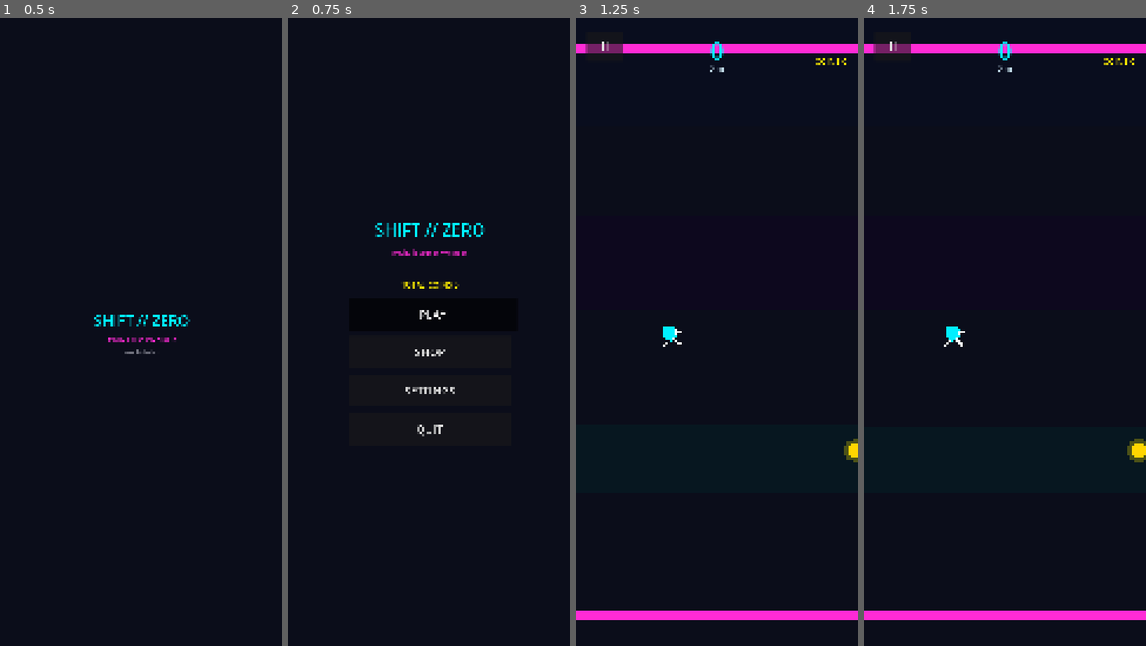
Above: before the commit, frames 1-4 (left to right).
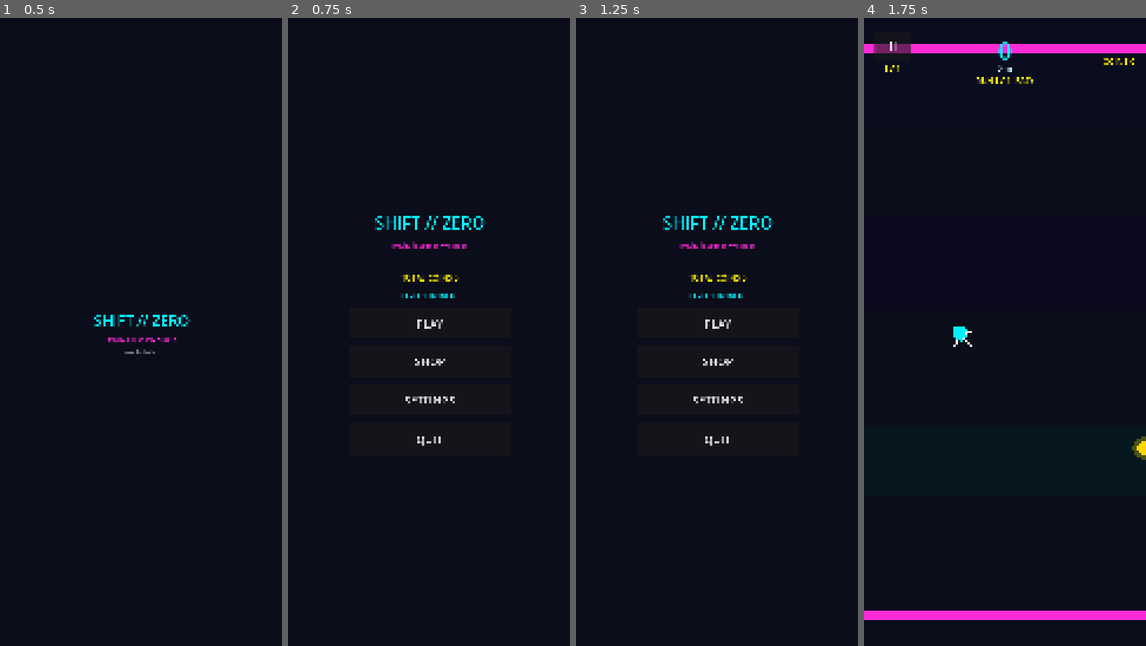
Above: after the commit, the same moments.

Repository: manav193/SHIFT-ZERO
Game: Godot game, scene res://src/presentation/scenes/boot.tscn
Two runs of this game, one before a commit and one after it. Both use one fixed random seed, a clock stepped at 60 frames per second and the inputs below.
Inputs (mouse positions are in pixels of both pictures, inside the frame that each line leads up to):
- Up to frame 1 (0.5 s): no input
- Up to frame 2 (0.75 s): tap Enter at 0.5 s; move the mouse to (491, 300) at 0.52 s; hold Space (game_tap) from 0.53 s (still down); click (491, 300) at 0.67 s
- Up to frame 3 (1.25 s): keep holding Space (game_tap)
- Up to frame 4 (1.75 s): release Space (game_tap) at 1.25 s; click (1005, 319) at 1.25 s, where only the run after the commit has a clickable "PLAY"

Frame 1 is identical in both runs. In frame 2, 1.8% of the frame differs, in the area x 30-70%, y 31-69%; in frame 3, 4.4%, in the area x 0-100%, y 3-96%; in frame 4, 0.4%.

Commit message:
Add player level and run level systems

Diff:
--- a/game/src/core/events.gd
+++ b/game/src/core/events.gd
@@ -20,6 +20,7 @@
 const RUN_CONTINUE_GRANTED  := "run/continue_granted"
 const RUN_PAUSED            := "run/paused"
 const RUN_RESUMED           := "run/resumed"
+const RUN_LEVEL_CHANGED     := "run/level_changed"
 
 # ---------- Modifier ----------
 const MODIFIER_ACTIVATED    := "modifier/activated"
@@ -33,6 +34,7 @@
 const SCORE_UPDATED         := "score/updated"
 const BEST_SCORE_CHANGED    := "score/best_changed"
 const COIN_COLLECTED        := "score/coin_collected"
+const PLAYER_LEVEL_UP       := "score/player_level_up"
 
 # ---------- Save / entitlements ----------
 const SAVE_PERSISTED        := "save/persisted"
--- /dev/null
+++ b/game/src/core/progression_rules.gd
@@ -0,0 +1,43 @@
+## ProgressionRules
+##
+## Pure progression math shared by HUD/menu/tests.
+extends RefCounted
+
+
+static func required_xp_for_level(level: int) -> int:
+    var l := maxi(1, level)
+    return 100 + l * 50 + l * l * 10
+
+
+static func level_for_total_xp(total_xp: int) -> int:
+    var xp := maxi(0, total_xp)
+    var level := 1
+    while xp >= required_xp_for_level(level):
+        xp -= required_xp_for_level(level)
+        level += 1
+    return level
+
+
+static func xp_into_level(total_xp: int) -> int:
+    var xp := maxi(0, total_xp)
+    var level := 1
+    while xp >= required_xp_for_level(level):
+        xp -= required_xp_for_level(level)
+        level += 1
+    return xp
+
+
+static func run_xp(distance_m: int, coins: int, powerups: int, score: int) -> int:
+    return int(distance_m / 10) + coins * 5 + powerups * 25 + int(score / 10)
+
+
+static func run_level_for_distance_m(distance_m: int) -> Dictionary:
+    if distance_m < 500:
+        return {"level": 1, "name": "Easy"}
+    if distance_m < 1500:
+        return {"level": 2, "name": "Medium"}
+    if distance_m < 3000:
+        return {"level": 3, "name": "Hard"}
+    if distance_m < 6000:
+        return {"level": 4, "name": "Extreme"}
+    return {"level": 5, "name": "SHIFT ZERO"}
--- a/game/src/presentation/hud/hud.gd
+++ b/game/src/presentation/hud/hud.gd
@@ -17,6 +17,7 @@
 extends Control
 
 const Events := preload("res://src/core/events.gd")
+const ProgressionRules := preload("res://src/core/progression_rules.gd")
 
 @export var run_director: NodePath
 @export var modifier_manager: NodePath
@@ -25,6 +26,9 @@
 @onready var _best_label: Label = $Top/Best
 @onready var _distance_label: Label = $Top/Distance
 @onready var _coins_label: Label = $Top/Coins
+@onready var _player_level_label: Label = $Top/PlayerLevel
+@onready var _run_level_label: Label = $Top/RunLevel
+@onready var _run_level_notice: Label = $Top/RunLevelNotice
 @onready var _pause_btn: Button = $Top/PauseBtn
 @onready var _modifier_badge: Control = $Top/ModifierBadge
 @onready var _modifier_label: Label = $Top/ModifierBadge/Label
@@ -40,6 +44,9 @@
 @onready var _go_best: Label = $GameOverModal/Panel/V/Best
 @onready var _go_distance: Label = $GameOverModal/Panel/V/Distance
 @onready var _go_coins: Label = $GameOverModal/Panel/V/Coins
+@onready var _go_xp: Label = $GameOverModal/Panel/V/XP
+@onready var _go_level: Label = $GameOverModal/Panel/V/Level
+@onready var _go_level_bar: ProgressBar = $GameOverModal/Panel/V/LevelBar
 @onready var _go_restart_btn: Button = $GameOverModal/Panel/V/RestartBtn
 
 var _director: Node
@@ -49,7 +56,11 @@
 var _target_score: int = 0
 var _flash: ColorRect
 var _run_coins: int = 0
+var _run_powerups: int = 0
 var _total_coins: int = 0
+var _player_xp: int = 0
+var _player_level: int = 1
+var _last_run_level: int = 1
 var _active_powerups: Dictionary = {}
 
 
@@ -59,6 +70,7 @@
     _pause_modal.visible = false
     _go_modal.visible = false
     _modifier_badge.visible = false
+    _run_level_notice.visible = false
     _pause_btn.pressed.connect(_on_pause_pressed)
     _pause_resume_btn.pressed.connect(_on_resume_pressed)
     _pause_restart_btn.pressed.connect(_on_restart_pressed)
@@ -69,6 +81,7 @@
     _wire_button(_go_restart_btn)
     EventBus.subscribe(Events.RUN_FINISHED, _on_run_finished)
     EventBus.subscribe(Events.COIN_COLLECTED, _on_coin_collected)
+    EventBus.subscribe(Events.POWERUP_COLLECTED, _on_powerup_collected)
     EventBus.subscribe(Events.POWERUP_ACTIVATED, _on_powerup_activated)
     EventBus.subscribe(Events.POWERUP_EXPIRED, _on_powerup_expired)
     EventBus.subscribe(Events.SHIELD_USED, _on_shield_used)
@@ -79,12 +92,15 @@
     _score_label.text = "0"
     _distance_label.text = "0 m"
     _coins_label.text = "COINS 0"
+    _player_level_label.text = "LV %d" % _player_level
+    _update_run_level(0)
     _make_flash()
 
 
 func _exit_tree() -> void:
     EventBus.unsubscribe(Events.RUN_FINISHED, _on_run_finished)
     EventBus.unsubscribe(Events.COIN_COLLECTED, _on_coin_collected)
+    EventBus.unsubscribe(Events.POWERUP_COLLECTED, _on_powerup_collected)
     EventBus.unsubscribe(Events.POWERUP_ACTIVATED, _on_powerup_activated)
     EventBus.unsubscribe(Events.POWERUP_EXPIRED, _on_powerup_expired)
     EventBus.unsubscribe(Events.SHIELD_USED, _on_shield_used)
@@ -100,7 +116,9 @@
     if abs(_display_score - float(_target_score)) < 0.05:
         _display_score = float(_target_score)
     _score_label.text = str(int(round(_display_score)))
-    _distance_label.text = "%d m" % int(_director.current_distance() / 100.0)
+    var distance_m := int(_director.current_distance() / 100.0)
+    _distance_label.text = "%d m" % distance_m
+    _update_run_level(distance_m)
     _update_powerup_badge()
     if _mod_mgr != null and _mod_mgr.has_method("active_id"):
         var id: String = _mod_mgr.active_id()
@@ -136,16 +154,22 @@
     Engine.time_scale = 1.0
     var current: int = 0 if _director == null else _director.current_score()
     var distance: int = 0 if _director == null else int(_director.current_distance())
+    var distance_m := int(distance / 100.0)
     var new_best: bool = current > _best_score
     _persist_run_coins()
+    var xp_earned := ProgressionRules.run_xp(distance_m, _run_coins, _run_powerups, current)
+    var leveled := _persist_run_xp(xp_earned)
     if new_best:
         _best_score = current
         _persist_best_score(_best_score, distance)
     _best_label.text = "BEST %d" % _best_score
     _go_score.text = "SCORE %d" % current
     _go_best.text = "BEST %d%s" % [_best_score, "  NEW!" if new_best else ""]
-    _go_distance.text = "DISTANCE %d m" % int(distance / 100.0)
+    _go_distance.text = "DISTANCE %d m" % distance_m
     _go_coins.text = "COINS +%d  TOTAL %d" % [_run_coins, _total_coins]
+    _go_xp.text = "XP +%d" % xp_earned
+    _go_level.text = "LEVEL %d%s" % [_player_level, "  LEVEL UP!" if leveled else ""]
+    _update_level_bar()
     _go_modal.visible = true
     _animate_modal(_go_panel)
     _go_dim.modulate.a = 0.0
@@ -169,6 +193,10 @@
     _coins_label.text = "COINS %d" % _run_coins
 
 
+func _on_powerup_collected(_payload: Dictionary) -> void:
+    _run_powerups += 1
+
+
 func _on_powerup_activated(payload: Dictionary) -> void:
     var id := str(payload.get("id", ""))
     var duration_s := float(payload.get("duration_s", 0.0))
@@ -200,6 +228,8 @@
     var progression: Dictionary = state.get("progression", {})
     _best_score = int(stats.get("best_score", 0))
     _total_coins = int(progression.get("total_coins", 0))
+    _player_xp = int(progression.get("player_xp", 0))
+    _player_level = int(progression.get("player_level", ProgressionRules.level_for_total_xp(_player_xp)))
 
 
 func _persist_best_score(score: int, distance: int) -> void:
@@ -229,6 +259,65 @@
         return state)
     if result.ok:
         _total_coins += _run_coins
+
+
+func _persist_run_xp(xp_earned: int) -> bool:
+    if xp_earned <= 0:
+        return false
+    var old_level := _player_level
+    var save: Object = ServiceLocator.get_service("ISaveService")
+    if save == null:
+        _player_xp += xp_earned
+        _player_level = ProgressionRules.level_for_total_xp(_player_xp)
+        return _player_level > old_level
+    var result: Result = save.mutate(func(state: Dictionary) -> Dictionary:
+        var progression: Dictionary = state.get("progression", {})
+        var next_xp := int(progression.get("player_xp", 0)) + xp_earned
+        progression["player_xp"] = next_xp
+        progression["player_level"] = ProgressionRules.level_for_total_xp(next_xp)
+        state["progression"] = progression
+        return state)
+    if not result.ok:
+        return false
+    _player_xp += xp_earned
+    _player_level = ProgressionRules.level_for_total_xp(_player_xp)
+    _player_level_label.text = "LV %d" % _player_level
+    var leveled := _player_level > old_level
+    if leveled:
+        EventBus.emit(Events.PLAYER_LEVEL_UP, {"level": _player_level, "xp": _player_xp})
+    return leveled
+
+
+func _update_level_bar() -> void:
+    var need := ProgressionRules.required_xp_for_level(_player_level)
+    var into := ProgressionRules.xp_into_level(_player_xp)
+    _go_level_bar.max_value = need
+    _go_level_bar.value = into
+
+
+func _update_run_level(distance_m: int) -> void:
+    var info := ProgressionRules.run_level_for_distance_m(distance_m)
+    var level := int(info.level)
+    var name := str(info.name)
+    _run_level_label.text = "RUN LV %d  %s" % [level, name.to_upper()]
+    if level != _last_run_level:
+        _last_run_level = level
+        _show_run_level_notice(level, name)
+        EventBus.emit(Events.RUN_LEVEL_CHANGED, {"level": level, "name": name, "distance_m": distance_m})
+
+
+func _show_run_level_notice(level: int, name: String) -> void:
+    _run_level_notice.text = "RUN LEVEL %d  %s" % [level, name.to_upper()]
+    _run_level_notice.visible = true
+    _run_level_notice.modulate.a = 1.0
+    _run_level_notice.scale = Vector2(0.9, 0.9)
+    var tween := create_tween()
+    tween.set_trans(Tween.TRANS_BACK)
+    tween.set_ease(Tween.EASE_OUT)
+    tween.tween_property(_run_level_notice, "scale", Vector2.ONE, 0.18)
+    tween.tween_interval(1.0)
+    tween.tween_property(_run_level_notice, "modulate:a", 0.0, 0.25)
+    tween.tween_callback(func() -> void: _run_level_notice.visible = false)
 
 
 func _update_powerup_badge() -> void:
--- a/game/src/presentation/hud/hud.tscn
+++ b/game/src/presentation/hud/hud.tscn
@@ -99,13 +99,50 @@
 theme_override_font_sizes/font_size = 32
 theme_override_colors/font_color = Color(1, 0.933, 0, 1)
 
+[node name="PlayerLevel" type="Label" parent="Top"]
+offset_left = 40.0
+offset_top = 138.0
+offset_right = 180.0
+offset_bottom = 180.0
+text = "LV 1"
+horizontal_alignment = 1
+vertical_alignment = 1
+theme_override_font_sizes/font_size = 30
+theme_override_colors/font_color = Color(1, 0.933, 0, 1)
+
+[node name="RunLevel" type="Label" parent="Top"]
+anchor_left = 0.5
+anchor_right = 0.5
+offset_left = -220.0
+offset_top = 180.0
+offset_right = 220.0
+offset_bottom = 230.0
+text = "RUN LV 1  EASY"
+horizontal_alignment = 1
+vertical_alignment = 1
+theme_override_font_sizes/font_size = 30
+theme_override_colors/font_color = Color(1, 0.933, 0, 1)
+
+[node name="RunLevelNotice" type="Label" parent="Top"]
+anchor_left = 0.5
+anchor_right = 0.5
+offset_left = -360.0
+offset_top = 300.0
+offset_right = 360.0
+offset_bottom = 365.0
+text = "RUN LEVEL 2  MEDIUM"
+horizontal_alignment = 1
+vertical_alignment = 1
+theme_override_font_sizes/font_size = 42
+theme_override_colors/font_color = Color(0, 0.941, 1, 1)
+
 [node name="ModifierBadge" type="PanelContainer" parent="Top"]
 anchor_left = 0.5
 anchor_right = 0.5
 offset_left = -180.0
-offset_top = 200.0
+offset_top = 235.0
 offset_right = 180.0
-offset_bottom = 300.0
+offset_bottom = 335.0
 theme_override_styles/panel = SubResource("ModifierBadgeBox_m16")
 
 [node name="Label" type="Label" parent="Top/ModifierBadge"]
@@ -188,9 +225,9 @@
 anchor_right = 0.5
 anchor_bottom = 0.5
 offset_left = -360.0
-offset_top = -400.0
+offset_top = -460.0
 offset_right = 360.0
-offset_bottom = 400.0
+offset_bottom = 460.0
 theme_override_styles/panel = SubResource("ModalPanelBox_m15")
 
 [node name="V" type="VBoxContainer" parent="GameOverModal/Panel"]
@@ -226,6 +263,23 @@
 horizontal_alignment = 1
 theme_override_font_sizes/font_size = 32
 theme_override_colors/font_color = Color(1, 0.933, 0, 1)
+
+[node name="XP" type="Label" parent="GameOverModal/Panel/V"]
+text = "XP +0"
+horizontal_alignment = 1
+theme_override_font_sizes/font_size = 32
+theme_override_colors/font_color = Color(0, 0.941, 1, 1)
+
+[node name="Level" type="Label" parent="GameOverModal/Panel/V"]
+text = "LEVEL 1"
+horizontal_alignment = 1
+theme_override_font_sizes/font_size = 34
+theme_override_colors/font_color = Color(1, 0.933, 0, 1)
+
+[node name="LevelBar" type="ProgressBar" parent="GameOverModal/Panel/V"]
+custom_minimum_size = Vector2(0, 28)
+max_value = 100.0
+show_percentage = false
 
 [node name="RestartBtn" type="Button" parent="GameOverModal/Panel/V"]
 custom_minimum_size = Vector2(0, 140)
--- a/game/src/presentation/scenes/main_menu.gd
+++ b/game/src/presentation/scenes/main_menu.gd
@@ -2,6 +2,8 @@
 ##
 ## Minimal M2 entry point. Keeps scene transitions routed through SceneRouter.
 extends Control
+
+const ProgressionRules := preload("res://src/core/progression_rules.gd")
 
 const _GAME_WORLD_PATH := "res://src/gameplay/game_world/game_world.tscn"
 const _SETTINGS_PATH := "res://src/presentation/scenes/settings.tscn"
@@ -12,6 +14,7 @@
 @onready var _settings_btn: Button = $Center/V/SettingsBtn
 @onready var _quit_btn: Button = $Center/V/QuitBtn
 @onready var _coins_label: Label = $Center/V/Coins
+@onready var _level_label: Label = $Center/V/PlayerLevel
 
 
 func _ready() -> void:
@@ -23,7 +26,7 @@
     _wire_button(_shop_btn)
     _wire_button(_settings_btn)
     _wire_button(_quit_btn)
-    _coins_label.text = "TOTAL COINS %d" % _load_total_coins()
+    _load_progress_summary()
 
 
 func _on_play_pressed() -> void:
@@ -62,13 +65,22 @@
     tween.tween_property(button, "scale", target_scale, duration)
 
 
-func _load_total_coins() -> int:
+func _load_progress_summary() -> void:
     var save: Object = ServiceLocator.get_service("ISaveService")
     if save == null:
-        return 0
+        _coins_label.text = "TOTAL COINS 0"
+        _level_label.text = "LEVEL 1  0/160 XP"
+        return
     var result: Result = save.load_state()
     if not result.ok:
-        return 0
+        _coins_label.text = "TOTAL COINS 0"
+        _level_label.text = "LEVEL 1  0/160 XP"
+        return
     var state: Dictionary = result.value
     var progression: Dictionary = state.get("progression", {})
-    return int(progression.get("total_coins", 0))
+    var total_xp := int(progression.get("player_xp", 0))
+    var level := int(progression.get("player_level", ProgressionRules.level_for_total_xp(total_xp)))
+    var into := ProgressionRules.xp_into_level(total_xp)
+    var need := ProgressionRules.required_xp_for_level(level)
+    _coins_label.text = "TOTAL COINS %d" % int(progression.get("total_coins", 0))
+    _level_label.text = "LEVEL %d  %d/%d XP" % [level, into, need]
--- a/game/src/presentation/scenes/main_menu.tscn
+++ b/game/src/presentation/scenes/main_menu.tscn
@@ -44,6 +44,12 @@
 theme_override_font_sizes/font_size = 30
 theme_override_colors/font_color = Color(1, 0.933, 0, 1)
 
+[node name="PlayerLevel" type="Label" parent="Center/V"]
+text = "LEVEL 1  0/160 XP"
+horizontal_alignment = 1
+theme_override_font_sizes/font_size = 26
+theme_override_colors/font_color = Color(0, 0.941, 1, 1)
+
 [node name="PlayBtn" type="Button" parent="Center/V"]
 custom_minimum_size = Vector2(0, 120)
 text = "PLAY"
--- a/game/src/services/save/filesystem_save_service.gd
+++ b/game/src/services/save/filesystem_save_service.gd
@@ -81,6 +81,8 @@
         "stats": {"best_score": 0, "best_distance": 0.0},
         "progression": {
             "total_coins": 0,
+            "player_xp": 0,
+            "player_level": 1,
             "purchased_skins": ["classic_runner"],
             "equipped_skin": "classic_runner",
             "unlocked_cosmetics": [],
--- a/game/src/services/save/in_memory_save_service.gd
+++ b/game/src/services/save/in_memory_save_service.gd
@@ -10,6 +10,8 @@
     "stats": {},
     "progression": {
         "total_coins": 0,
+        "player_xp": 0,
+        "player_level": 1,
         "purchased_skins": ["classic_runner"],
         "equipped_skin": "classic_runner",
         "unlocked_cosmetics": [],
--- a/game/src/systems/audio/audio_system.gd
+++ b/game/src/systems/audio/audio_system.gd
@@ -28,6 +28,7 @@
     EventBus.subscribe(Events.MODIFIER_EXPIRED, _on_modifier_expired)
     EventBus.subscribe(Events.COIN_COLLECTED, _on_coin_collected)
     EventBus.subscribe(Events.POWERUP_ACTIVATED, _on_powerup_activated)
+    EventBus.subscribe(Events.RUN_LEVEL_CHANGED, _on_run_level_changed)
     print("Audio", "audio system ready (%d cues, pool=%d)" % [_streams.size(), _POOL_SIZE])
 
 
@@ -73,6 +74,10 @@
     play("powerup", -4.0)
 
 
+func _on_run_level_changed(_p: Dictionary) -> void:
+    play("level", -7.0)
+
+
 func _create_pool() -> void:
     for i in _POOL_SIZE:
         var p := AudioStreamPlayer.new()
@@ -89,6 +94,7 @@
     _streams["mod_off"] = _sweep(720.0, 240.0, 0.20)
     _streams["coin"] = _sine(1320.0, 0.06)
     _streams["powerup"] = _sweep(520.0, 1180.0, 0.28)
+    _streams["level"] = _sweep(360.0, 760.0, 0.18)
 
 
 func _sine(freq: float, dur: float) -> AudioStreamWAV:
--- a/game/src/systems/vfx/vfx_system.gd
+++ b/game/src/systems/vfx/vfx_system.gd
@@ -19,6 +19,7 @@
     EventBus.subscribe(Events.RUN_FINISHED, _on_run_finished)
     EventBus.subscribe(Events.COIN_COLLECTED, _on_coin_collected)
     EventBus.subscribe(Events.POWERUP_ACTIVATED, _on_powerup_activated)
+    EventBus.subscribe(Events.RUN_LEVEL_CHANGED, _on_run_level_changed)
     print("VFX", "vfx system ready")
 
 
@@ -60,6 +61,13 @@
     var pos: Variant = payload.get("position", _find_player_position())
     if pos is Vector2:
         _burst(pos, Color(0.0, 0.941, 1.0, 1.0), 36, 420.0, 0.45)
+
+
+func _on_run_level_changed(payload: Dictionary) -> void:
+    var pos: Variant = _find_player_position()
+    if pos is Vector2:
+        var level := int(payload.get("level", 1))
+        _burst(pos, Color(1.0, 0.933, 0.0, 1.0), 10 + level * 4, 260.0, 0.35)
 
 
 func _burst(pos: Vector2, color: Color, amount: int, speed: float, lifetime: float) -> void:
--- /dev/null
+++ b/game/tests/unit/core/test_progression_rules.gd
@@ -0,0 +1,29 @@
+## ProgressionRules tests.
+extends "res://addons/gut/test.gd"
+
+const ProgressionRules := preload("res://src/core/progression_rules.gd")
+
+
+func test_required_xp_curve_grows_by_level():
+    assert_eq(ProgressionRules.required_xp_for_level(1), 160)
+    assert_eq(ProgressionRules.required_xp_for_level(2), 240)
+    assert_gt(ProgressionRules.required_xp_for_level(5), ProgressionRules.required_xp_for_level(4))
+
+
+func test_total_xp_maps_to_level_and_progress():
+    assert_eq(ProgressionRules.level_for_total_xp(0), 1)
+    assert_eq(ProgressionRules.level_for_total_xp(159), 1)
+    assert_eq(ProgressionRules.level_for_total_xp(160), 2)
+    assert_eq(ProgressionRules.xp_into_level(175), 15)
+
+
+func test_run_xp_sources_stack():
+    assert_eq(ProgressionRules.run_xp(120, 3, 2, 90), 12 + 15 + 50 + 9)
+
+
+func test_run_level_by_distance():
+    assert_eq(ProgressionRules.run_level_for_distance_m(0).level, 1)
+    assert_eq(ProgressionRules.run_level_for_distance_m(500).level, 2)
+    assert_eq(ProgressionRules.run_level_for_distance_m(1500).name, "Hard")
+    assert_eq(ProgressionRules.run_level_for_distance_m(3000).name, "Extreme")
+    assert_eq(ProgressionRules.run_level_for_distance_m(6000).name, "SHIFT ZERO")
--- a/game/tests/unit/services/test_save_progression.gd
+++ b/game/tests/unit/services/test_save_progression.gd
@@ -3,6 +3,7 @@
 
 const InMemorySaveService := preload("res://src/services/save/in_memory_save_service.gd")
 const SkinCatalog := preload("res://src/core/skin_catalog.gd")
+const ProgressionRules := preload("res://src/core/progression_rules.gd")
 
 
 func test_default_progression_includes_total_coins():
@@ -13,6 +14,8 @@
     var progression: Dictionary = state.get("progression", {})
     assert_true(progression.has("total_coins"))
     assert_eq(progression.total_coins, 0)
+    assert_eq(progression.player_xp, 0)
+    assert_eq(progression.player_level, 1)
     assert_true(progression.has("purchased_skins"))
     assert_true(progression.purchased_skins.has(SkinCatalog.CLASSIC))
     assert_eq(progression.equipped_skin, SkinCatalog.CLASSIC)
@@ -60,3 +63,22 @@
     assert_true(state.progression.purchased_skins.has(selected))
     assert_eq(state.progression.equipped_skin, selected)
     assert_eq(int(state.progression.total_coins), 800)
+
+
+func test_player_xp_and_level_persist():
+    var save := InMemorySaveService.new()
+    var earned := 200
+    var result: Result = save.mutate(func(state: Dictionary) -> Dictionary:
+        var progression: Dictionary = state.get("progression", {})
+        var next_xp := int(progression.get("player_xp", 0)) + earned
+        progression["player_xp"] = next_xp
+        progression["player_level"] = ProgressionRules.level_for_total_xp(next_xp)
+        state["progression"] = progression
+        return state)
+    assert_true(result.ok)
+
+    var loaded: Result = save.load_state()
+    assert_true(loaded.ok)
+    var state: Dictionary = loaded.value
+    assert_eq(int(state.progression.player_xp), 200)
+    assert_eq(int(state.progression.player_level), 2)
